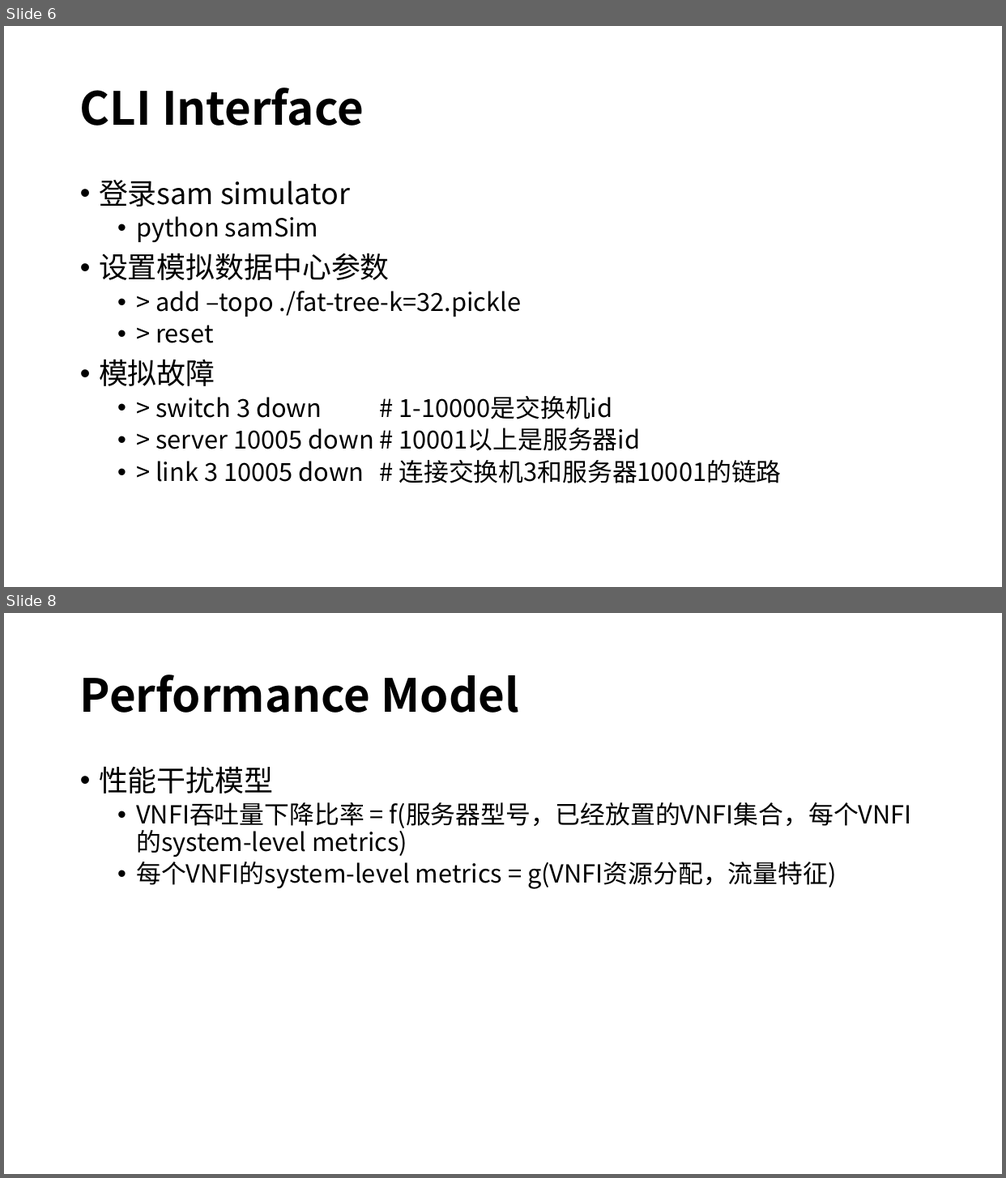
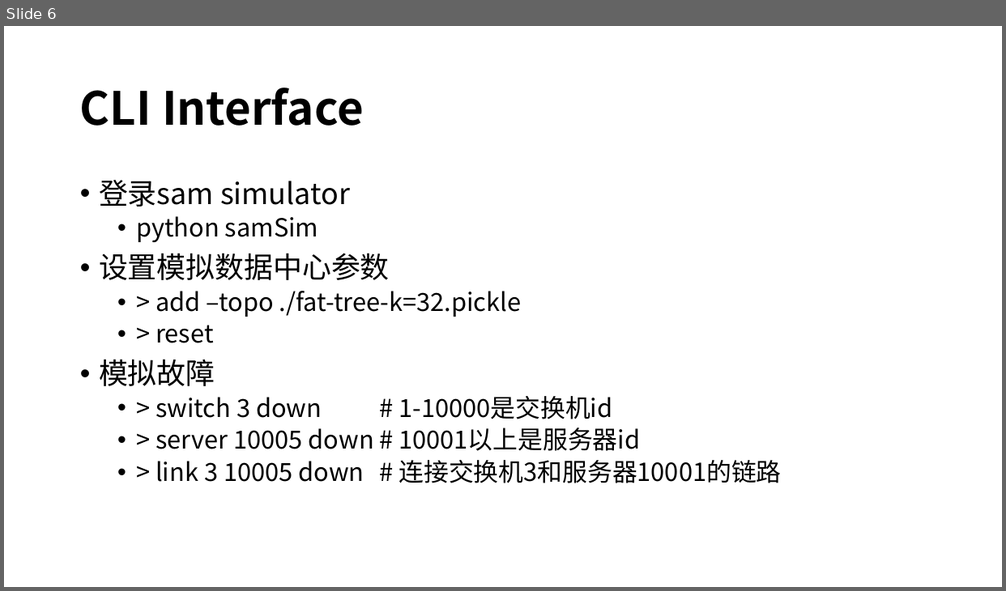
Before and after one commit to magaboomchen/SelfAdaptiveMano, a slide deck: doc/SoftwareDesign/Simulator/SimulatorDesign.pptx. Shown one above the other, each under a label of ours: slides 6 and 8 before the commit, slide 6 after it; the slides between them are not shown. The pictures are 1006x1178 and 1006x591 pixels, drawn with LibreOffice and Linux fonts; fonts in the diff are those of the drawing. Boxes give left, top, right and bottom in pixels: in the first picture for what was removed or moved away, otherwise in the second. Text is boxed around its words. In the diff, an @@ line names an element or a change of style, - is before the commit and + after.

```diff
--- a/doc/SoftwareDesign/Simulator/SimulatorDesign.pptx
+++ b/doc/SoftwareDesign/Simulator/SimulatorDesign.pptx
@@ slide 8 removed at box(4, 613, 1002, 1174), background #FFFFFF @@
@@ title removed at box(80, 675, 519, 713) @@
-Performance Model
@@ text removed at box(99, 766, 912, 889) @@
-• 性能干扰模型
-  • VNFI吞吐量下降比率 = f(服务器型号，已经放置的VNFI集合，每个VNFI的system-level metrics)
-  • 每个VNFI的system-level metrics = g(VNFI资源分配，流量特征)
```
Also in this commit, not shown: 2 slides changed, 1 other slide removed, 17 other files.
